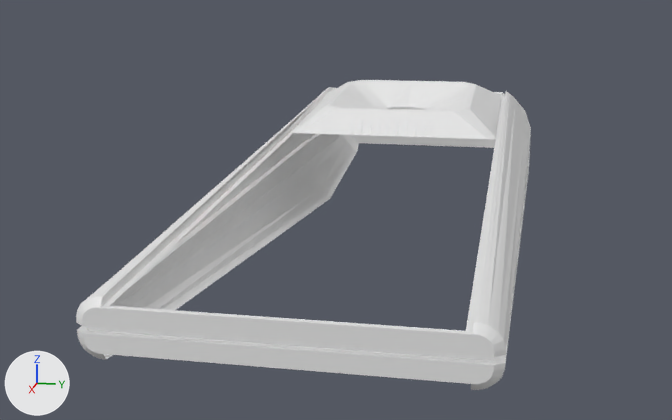
An edit to the Blender file wasabi/media_src/atari-7800-controller.blend, drawn before and after from the same camera.
Both versions are drawn from a 50 mm camera at (20.37, 2.24, 2.78) aimed at (3.83, -1.07, -1.36). The axes (+X, +Y, +Z) are drawn at lower left. The lights are the same throughout.
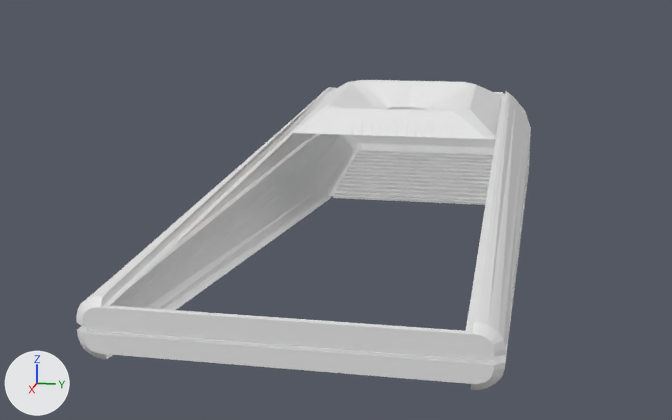
The newer file is also turned or shifted as a whole; pictures and numbers use the older file's frame.

What differs and where, as boxes (x1, y1, x2, y2) in the pictures (672 x 420 px):
part 1 of me_circle, added: after (329, 143, 494, 205)

The edits, one by one:
me_circle is used by ob_circle; location (4.84, -0.12, 0.0).
me_circle had 606 vertices, 599 faces and spanned x -9.4..6.7, y -2.6..2.6, z -2.2..0.7.
me_circle now has 840 vertices, 814 faces and spans x -9.4..6.7, y -2.6..2.6, z -2.2..0.7.
me_circle part 1: 230 vertices added at x -9.3..-5.3, y -2.0..2.0, z -2.2..-1.5.
